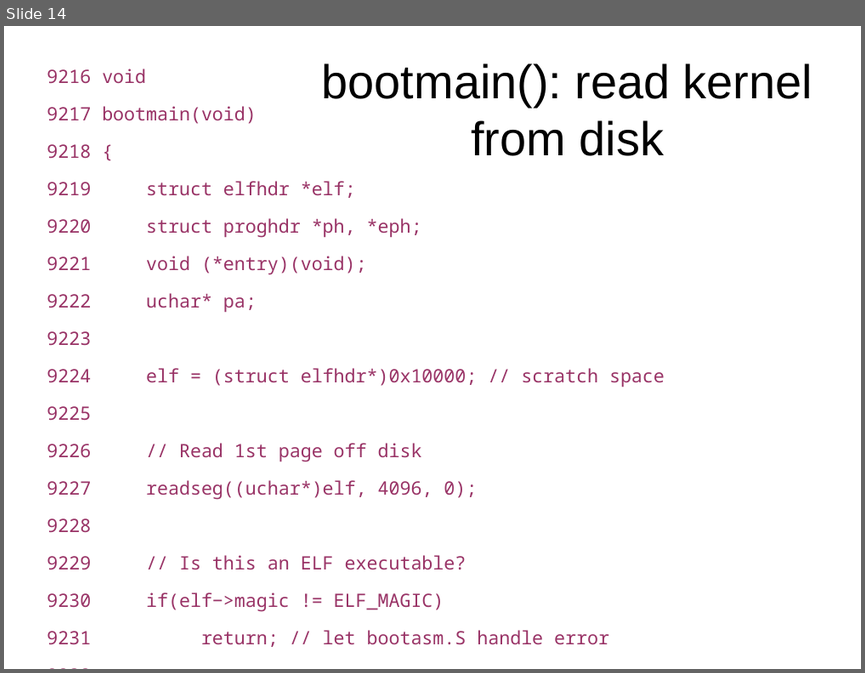
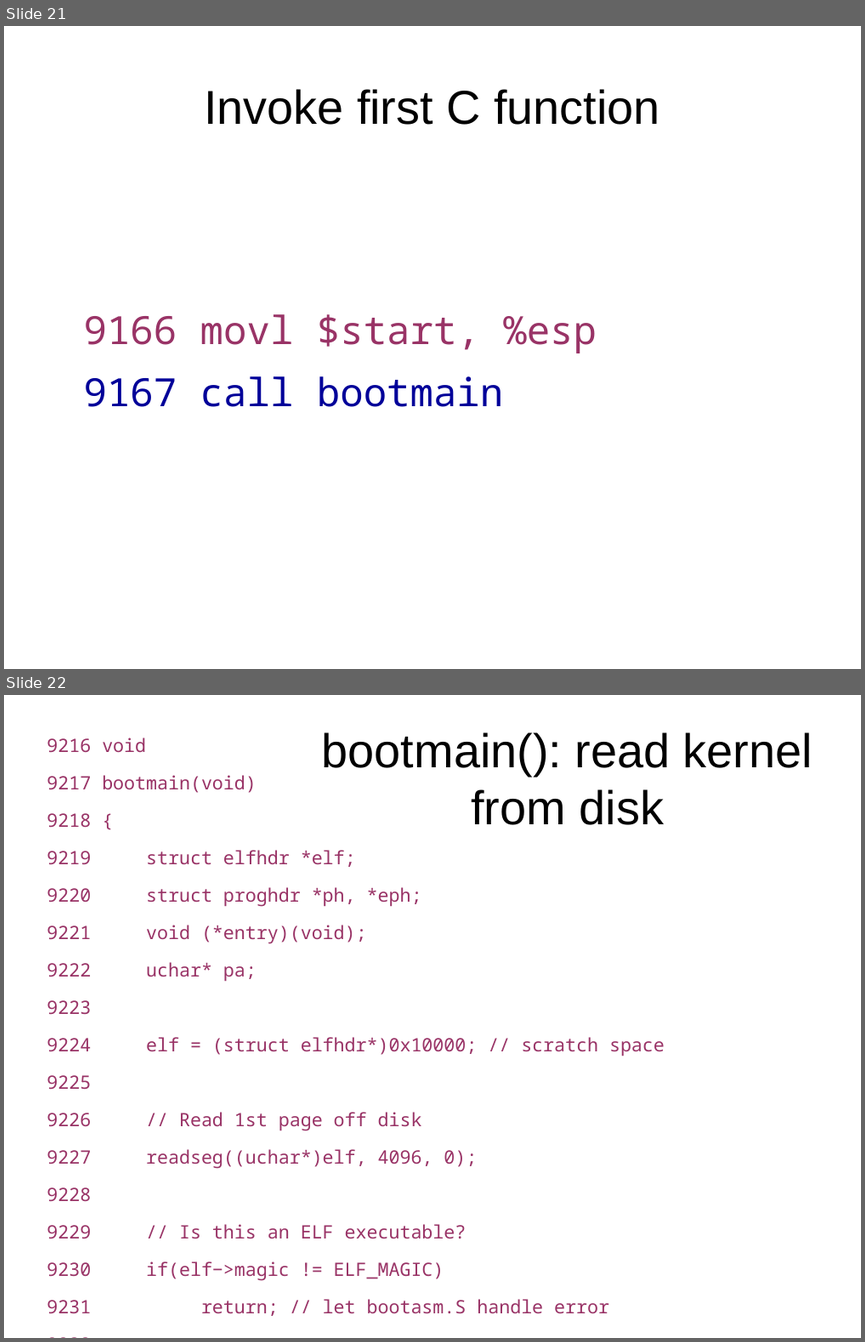
Before and after one commit to antonburtsev/cs5460, a slide deck: lecture07-system-boot/lecture07-system-boot.odp. Shown one above the other, each under a label of ours: slide 14 before the commit, slides 21 and 22 after it. The pictures are 865x673 and 865x1342 pixels, drawn with LibreOffice and Linux fonts; fonts in the diff are those of the drawing. Boxes give left, top, right and bottom in pixels: in the first picture for what was removed or moved away, otherwise in the second. Text is boxed around its words. In the diff, an @@ line names an element or a change of style, - is before the commit and + after.

```diff
--- a/lecture07-system-boot/lecture07-system-boot.odp
+++ b/lecture07-system-boot/lecture07-system-boot.odp
@@ slide 21 added at box(4, 26, 861, 669), background #FFFFFF @@
@@ title added at box(204, 89, 660, 125), 44 pt, text #000000 @@
+Invoke first C function
@@ text added at box(84, 314, 596, 407), 36 pt, text #993366 @@
+9166 movl $start, %esp
+9167 call bootmain
@@ what was slide 14 is now slide 22 @@
```
Also in this commit, not shown: 8 slides changed, 8 other slides added, 1 other file.
